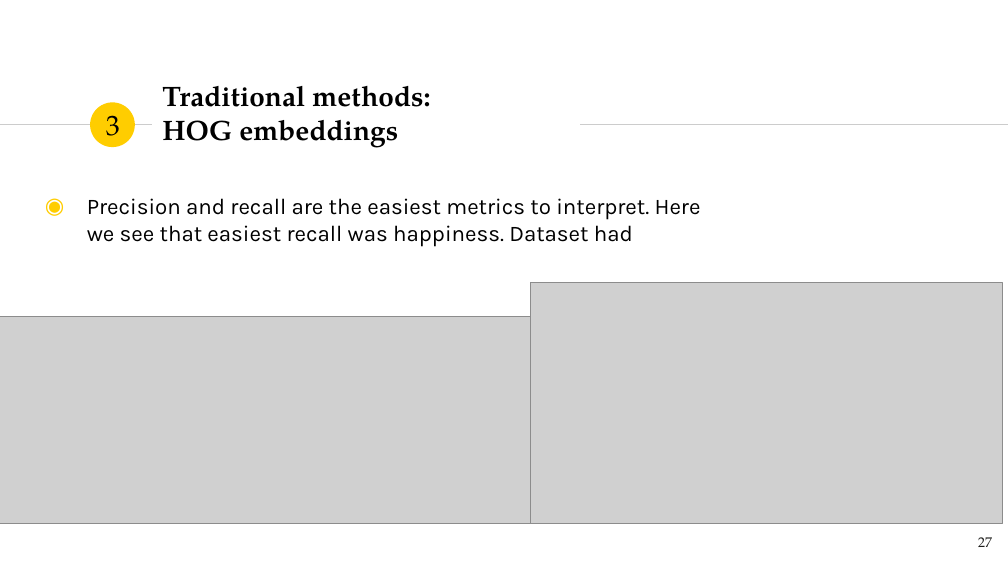
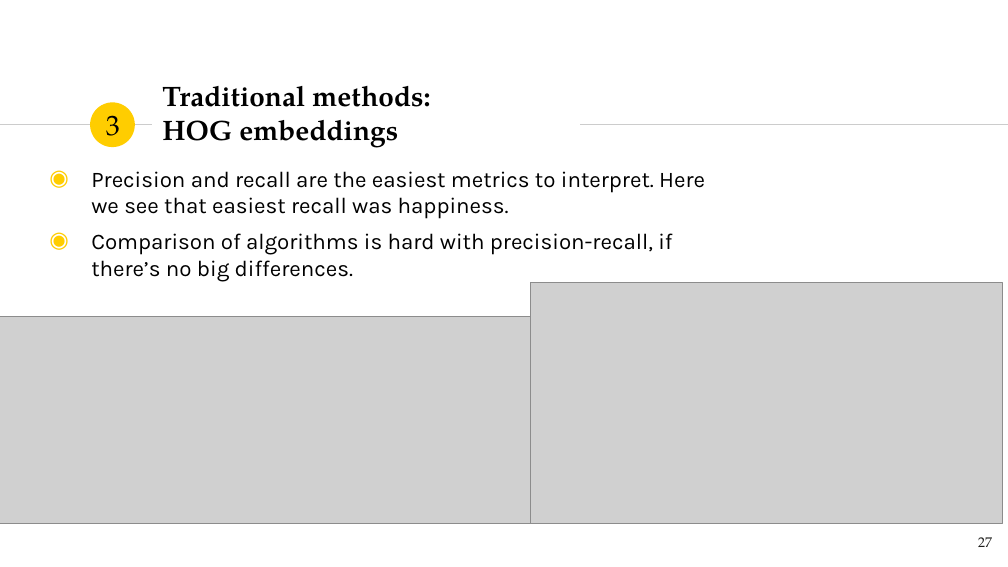
Before and after one commit to TeemuSo/Loop-Q-prize, a slide deck: slide 27 of reports/Emotion recognition - LoopQPrize.pptx. Drawn at 1008x567 pixels with LibreOffice and Linux fonts; fonts in the diff are those of the drawing; grey boxes stand for pictures. Boxes give left, top, right and bottom in pixels: in the first picture for what was removed or moved away, otherwise in the second. Text is boxed around its words. In the diff, an @@ line names an element or a change of style, - is before the commit and + after.

```diff
--- a/reports/Emotion recognition - LoopQPrize.pptx
+++ b/reports/Emotion recognition - LoopQPrize.pptx
@@ text at box(91, 171, 705, 282): text changed @@
-◉ Precision and recall are the easiest metrics to interpret. Here we see that easiest recall was happiness. Dataset had
+◉ Precision and recall are the easiest metrics to interpret. Here we see that easiest recall was happiness.
+◉ Comparison of algorithms is hard with precision-recall, if there’s no big differences.
```
Also in this commit, not shown: 14 other slides changed, 4 slides added, 3 slides removed, 7 other files.
